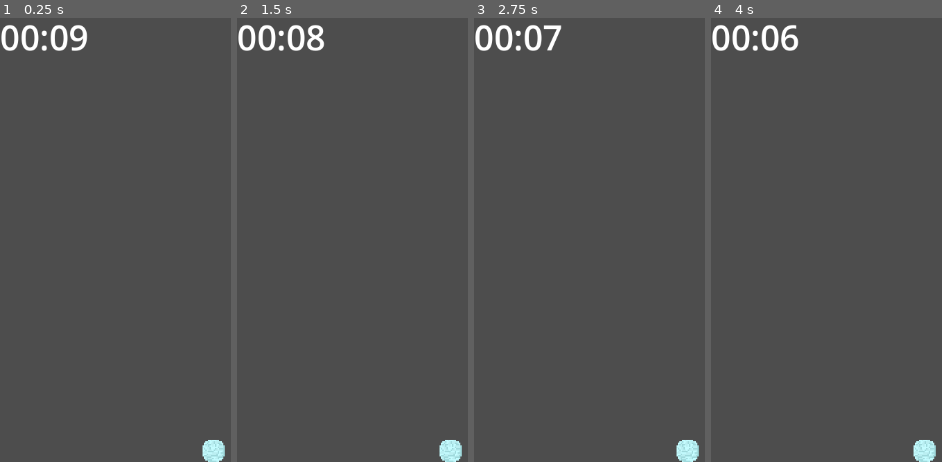
Above: before the commit, frames 1-4 (left to right).
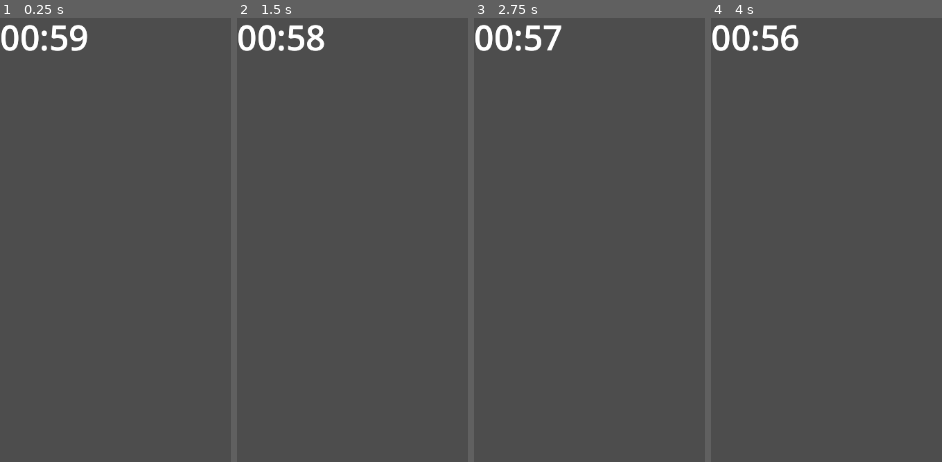
Above: after the commit, the same moments.

Repository: Paradox694/Aerial-Survivor
Game: Godot game, scene res://Main.tscn
Same seed, same stepped clock (60 frames per second), same inputs: the game is played once before the commit and once after it.
Inputs:
- Up to frame 1 (0.25 s): no input
- Up to frame 2 (1.5 s): tap Enter at 0.5 s
- Up to frame 3 (2.75 s): tap Space at 2 s
- Up to frame 4 (4 s): tap Enter at 2.75 s; tap Space at 3.5 s

The runs differ from the first frame. In frame 1, 0.7% of the frame differs, in the area x 0-98%, y 1-100%; in frame 2, 0.7%; in frame 3, 0.7%; in frame 4, 0.7%.

Commit message:
Connected water to main grid

Diff:
--- a/Grid/GridTest.tscn
+++ b/Grid/GridTest.tscn
@@ -1,5 +1,6 @@
-[gd_scene load_steps=9 format=3 uid="uid://32n226i3g03l"]
+[gd_scene load_steps=11 format=3 uid="uid://32n226i3g03l"]
 
+[ext_resource type="PackedScene" uid="uid://dxgs7a0ibnxlq" path="res://Timer/Water_timer.tscn" id="1_aq0g0"]
 [ext_resource type="Script" path="res://Grid/MainGridSystem.gd" id="1_xiyqx"]
 [ext_resource type="Texture2D" uid="uid://baf1jpmcc5bu3" path="res://Sprites/BlueBlock.png" id="2_tx7uk"]
 [ext_resource type="Texture2D" uid="uid://cauf2jssrnf2x" path="res://Sprites/DarkBlueBlock.png" id="3_7fy3b"]
@@ -8,8 +9,11 @@
 [ext_resource type="Texture2D" uid="uid://6vvb02ahvu3e" path="res://Sprites/PinkBlock.png" id="6_82coh"]
 [ext_resource type="Texture2D" uid="uid://c1fp1lawjpjat" path="res://Sprites/RedBlock.png" id="7_0c3uf"]
 [ext_resource type="Texture2D" uid="uid://bhloxmnkbognx" path="res://Sprites/YellowBlock.png" id="8_gqxl8"]
+[ext_resource type="PackedScene" uid="uid://csja2p1corfmn" path="res://Water/Water.tscn" id="10_m42gs"]
 
 [node name="Node2D" type="Node2D"]
+
+[node name="WaterTimer" parent="." instance=ExtResource("1_aq0g0")]
 
 [node name="MainGrid" type="Node2D" parent="."]
 position = Vector2(240, 955)
@@ -24,4 +28,9 @@
 wait_time = 0.5
 autostart = true
 
+[node name="Water" parent="." instance=ExtResource("10_m42gs")]
+position = Vector2(-1, 649)
+
 [connection signal="timeout" from="MainGrid/GridBlockFallTimer" to="MainGrid" method="_on_grid_block_fall_timer_timeout"]
+[connection signal="fillRow" from="Water" to="MainGrid" method="MainGridRowFill"]
+[connection signal="stop" from="Water" to="WaterTimer" method="_on_water_stop"]
--- a/Main.tscn
+++ b/Main.tscn
@@ -8,11 +8,11 @@
 
 [node name="WaterTimer" parent="." instance=ExtResource("2_fw2ar")]
 
+[node name="Node2D" parent="." instance=ExtResource("3_y60md")]
+position = Vector2(158, 355)
+
 [node name="Water" parent="." instance=ExtResource("1_dtgib")]
 position = Vector2(0, 648)
 
-[node name="Node2D" parent="Water" instance=ExtResource("3_y60md")]
-position = Vector2(158, -293)
-
 [connection signal="rise" from="WaterTimer" to="Water" method="_on_water_timer_rise"]
 [connection signal="stop" from="Water" to="WaterTimer" method="_on_water_stop"]
--- a/Timer/Water_timer.tscn
+++ b/Timer/Water_timer.tscn
@@ -12,4 +12,4 @@
 text = "00:00"
 
 [node name="Timer" type="Timer" parent="."]
-wait_time = 10.0
+wait_time = 60.0
--- a/Water/Water.gd
+++ b/Water/Water.gd
@@ -2,12 +2,9 @@
 
 signal stop
 
-signal fill
+signal fillRow(fillType: int, row: int)
 
 @onready var polygon_2d = $Polygon2D
-
-# part of the first attempt
-#const gridSystem := preload("res://Grid/MainGridSystem.gd")
 
 # Called when the node enters the scene tree for the first time.
 func _ready():
@@ -22,13 +19,7 @@
 	# original way of moving the water
 	# polygon_2d.position.y = polygon_2d.position.y - 0.5
 
-	# first attempt at moving the water via preloading
-	# var instance = gridSystem.new()
-	# instance.MainGridRowFill(0,1)
-
-	# second attempt
-	var p = get_node("Node2D/MainGrid")
-	p.MainGridRowFill(0,1)
+	fillRow.emit(0,1)
 
 	print("The water is rising")
 	print(polygon_2d.position.y)
--- a/Water/Water.tscn
+++ b/Water/Water.tscn
@@ -1,7 +1,6 @@
-[gd_scene load_steps=4 format=3 uid="uid://csja2p1corfmn"]
+[gd_scene load_steps=3 format=3 uid="uid://csja2p1corfmn"]
 
 [ext_resource type="Script" path="res://Water/Water.gd" id="1_o4bpe"]
-[ext_resource type="PackedScene" uid="uid://bdmyc7bgbdqmd" path="res://Blocks/i_block.tscn" id="2_ubbdx"]
 
 [sub_resource type="RectangleShape2D" id="RectangleShape2D_th2if"]
 size = Vector2(292, 648)
@@ -20,6 +19,3 @@
 [node name="CollisionShape2D" type="CollisionShape2D" parent="Area2D"]
 position = Vector2(146, 324)
 shape = SubResource("RectangleShape2D_th2if")
-
-[node name="IBlock" parent="." instance=ExtResource("2_ubbdx")]
-position = Vector2(308, -16)
